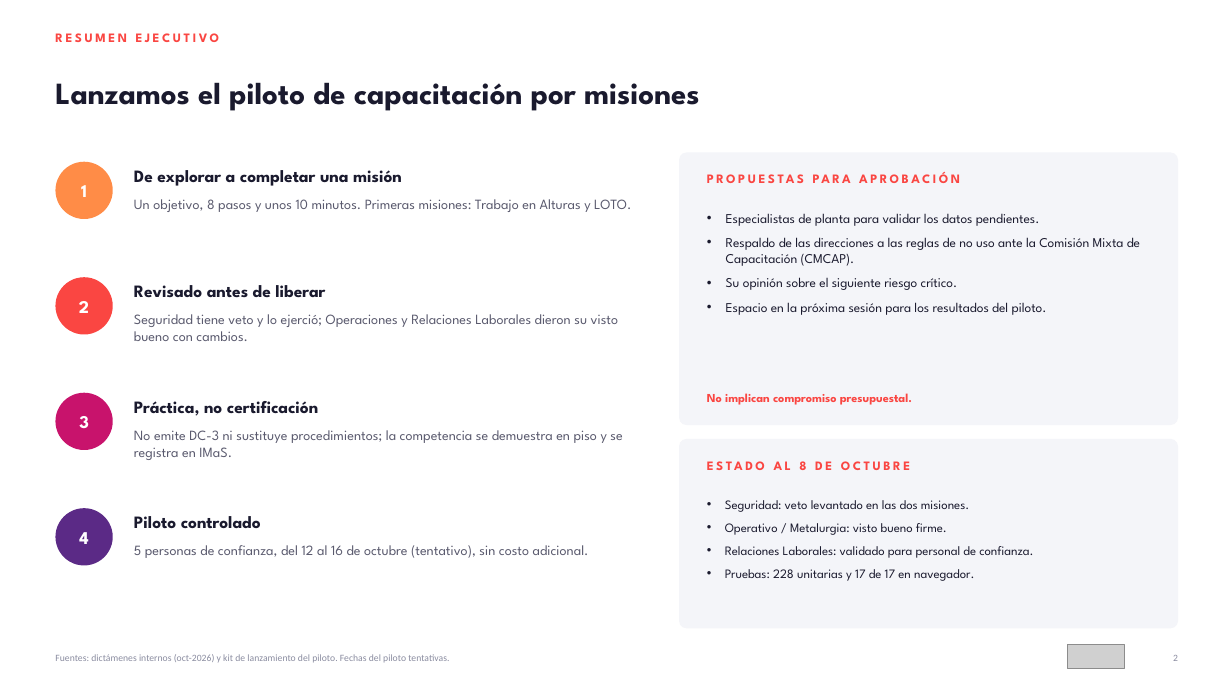
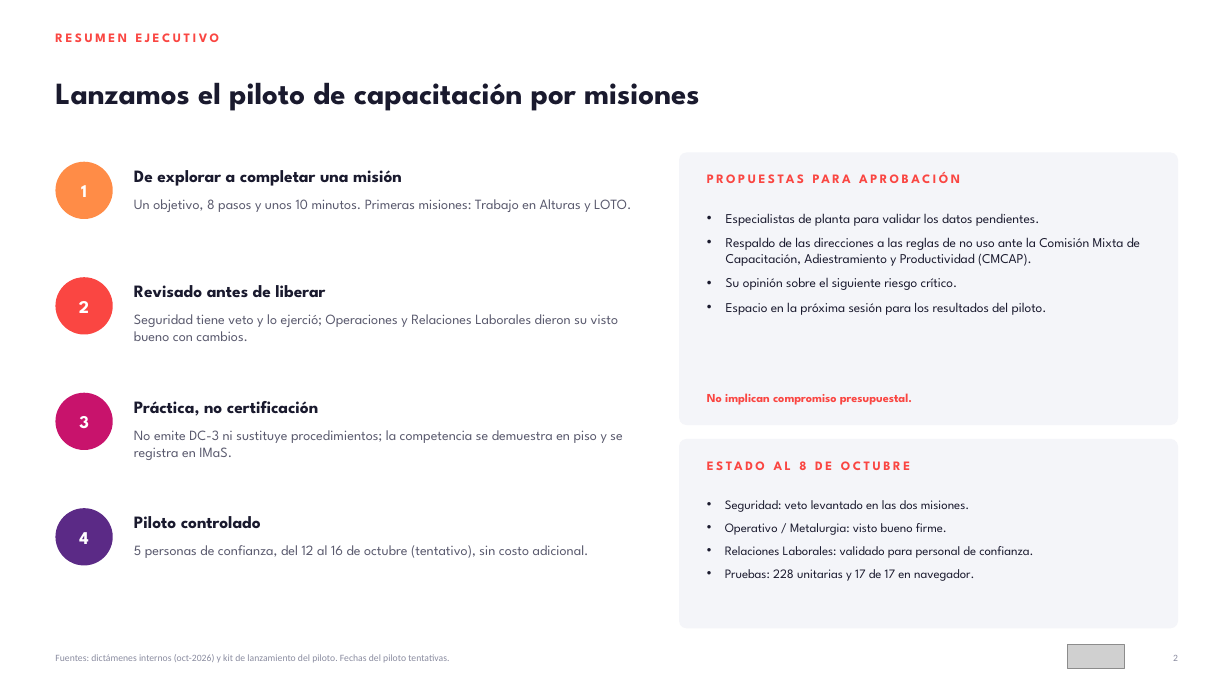
Before and after one commit to diegocardonaguzman03-maker/HR, a slide deck: slide 2 of entregables/2026-10-08-presentacion-comite/Academia_Digital_Capacitacion_por_Misiones_AMMX.pptx. Drawn at 1232x693 pixels with LibreOffice and Linux fonts; fonts in the diff are those of the drawing; grey boxes stand for pictures. Boxes give left, top, right and bottom in pixels: in the first picture for what was removed or moved away, otherwise in the second. Text is boxed around its words. In the diff, an @@ line names an element or a change of style, - is before the commit and + after.

```diff
--- a/entregables/2026-10-08-presentacion-comite/Academia_Digital_Capacitacion_por_Misiones_AMMX.pptx
+++ b/entregables/2026-10-08-presentacion-comite/Academia_Digital_Capacitacion_por_Misiones_AMMX.pptx
@@ text at [726, 237, 1140, 266]: text changed @@
-• Respaldo de las direcciones a las reglas de no uso ante la Comisión Mixta de Capacitación (CMCAP).
+• Respaldo de las direcciones a las reglas de no uso ante la Comisión Mixta de Capacitación, Adiestramiento y Productividad (CMCAP).
```
Also in this commit, not shown: 6 other slides changed, 1 other file.
